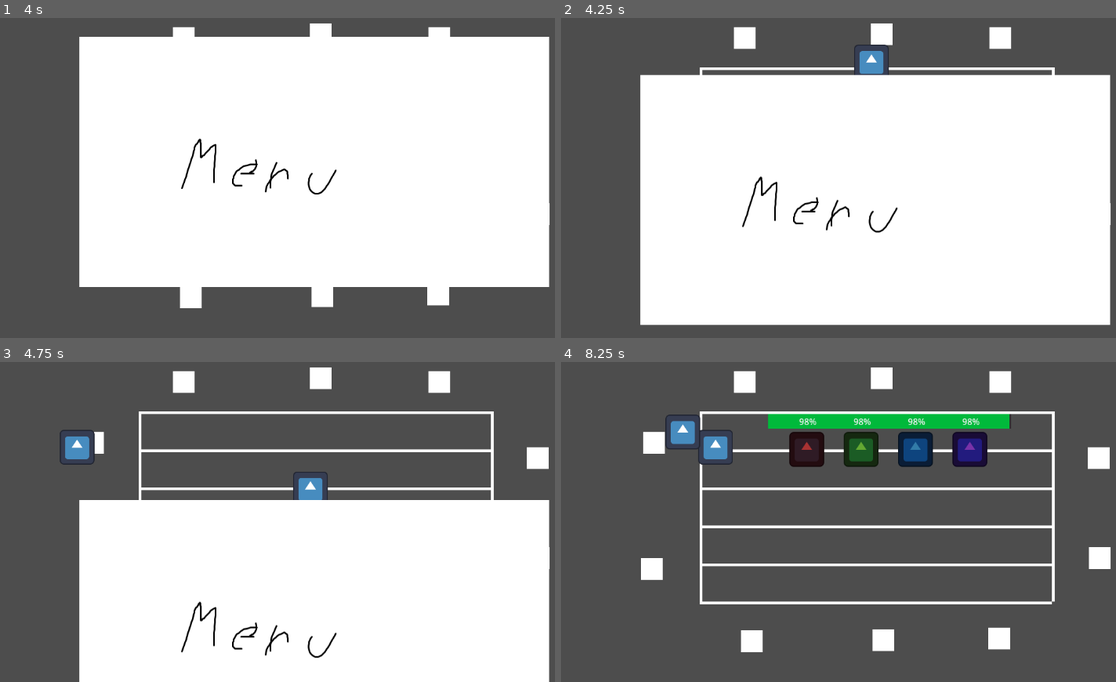
Above: before the commit, frames 1-4 (two rows, left to right).
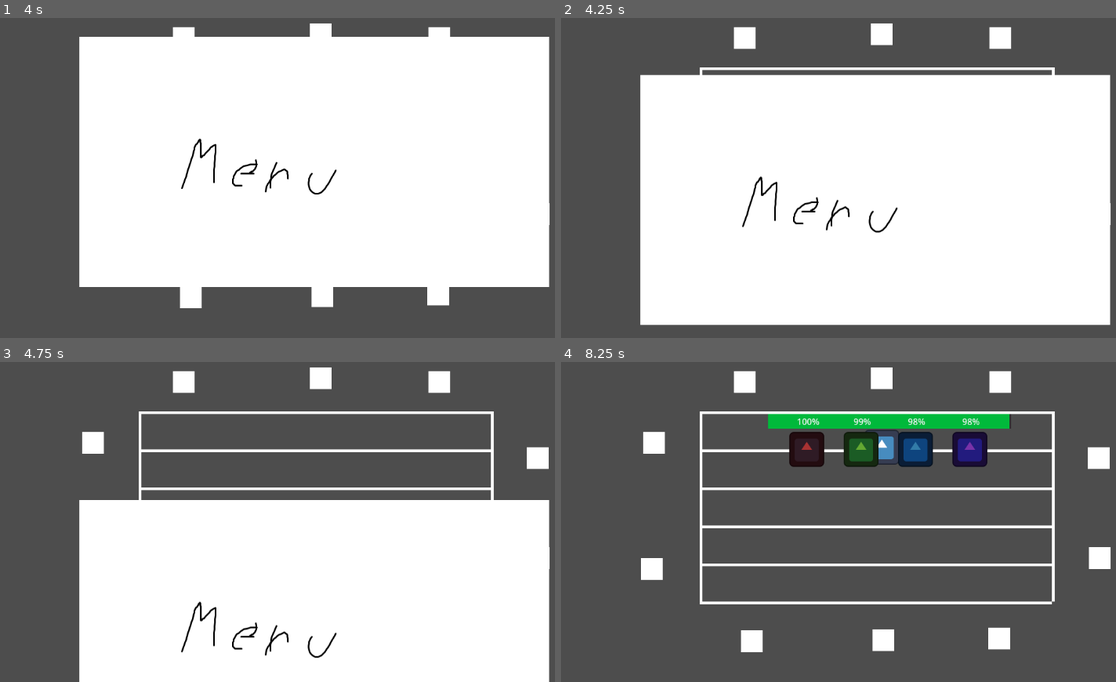
Above: after the commit, the same moments.

Repository: PsiPJ/COGS_2025SP_G2
Game: Godot game, scene res://main.tscn
Same seed, same stepped clock (60 frames per second), same inputs: the game is played once before the commit and once after it. The engine's default icon, where the game draws it, is replaced by a stand-in: a white triangle on a blue panel in a dark square.
Inputs:
- Up to frame 1 (4 s): tap Enter at 2, 3.5 s; tap Space at 2.75 s
- Up to frame 2 (4.25 s): no input
- Up to frame 3 (4.75 s): no input
- Up to frame 4 (8.25 s): no input

Frame 1 is identical in both runs. In frame 2, 0.4% of the frame differs, in the area x 52-60%, y 8-18%; in frame 3, 0.8%; in frame 4, 1.2%, in the area x 18-61%, y 16-33%.

Commit message:
enemies will wait to start attacking

Diff:
--- a/game_scene.gd
+++ b/game_scene.gd
@@ -1,4 +1,10 @@
 extends Node2D
+
+# Originally, the wait time will be assigned according to when the players
+# spawn in through the inspector window. Then, it will be set to a consistant
+# number through the ready function
+func _ready():
+	$Timer.wait_time = 2
 
 func specific_spawn_decider(new_mob, array, index, direction):
 	# sets the properties of the mob
@@ -42,14 +48,6 @@
 	spawn_side_decider(new_mob)
 	add_child(new_mob)
 
-# this function will be called by main
-# it will take the parameters of color and maybe number
-func spawn_players():
-	#preload player scene
-	var player = preload("res://player.tscn").instantiate()
-	add_child(player)
-	# from here, we will need to do add child as
-	# well as
 
 var time_elapsed = 1
 func _process(delta: float):
--- a/game_scene.tscn
+++ b/game_scene.tscn
@@ -83,7 +83,8 @@
 offset_bottom = 350.0
 
 [node name="Timer" type="Timer" parent="."]
-wait_time = 2.0
+unique_name_in_owner = true
+wait_time = 7.0
 autostart = true
 
 [node name="SpawnPoints" type="Node2D" parent="."]
